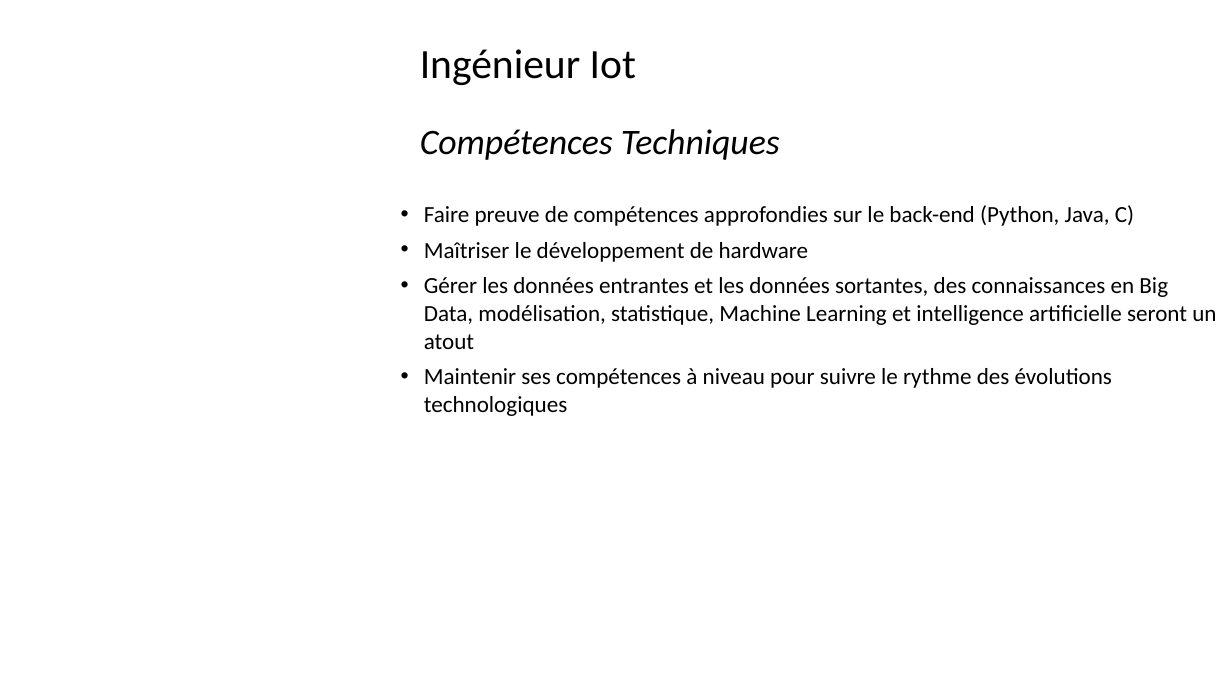
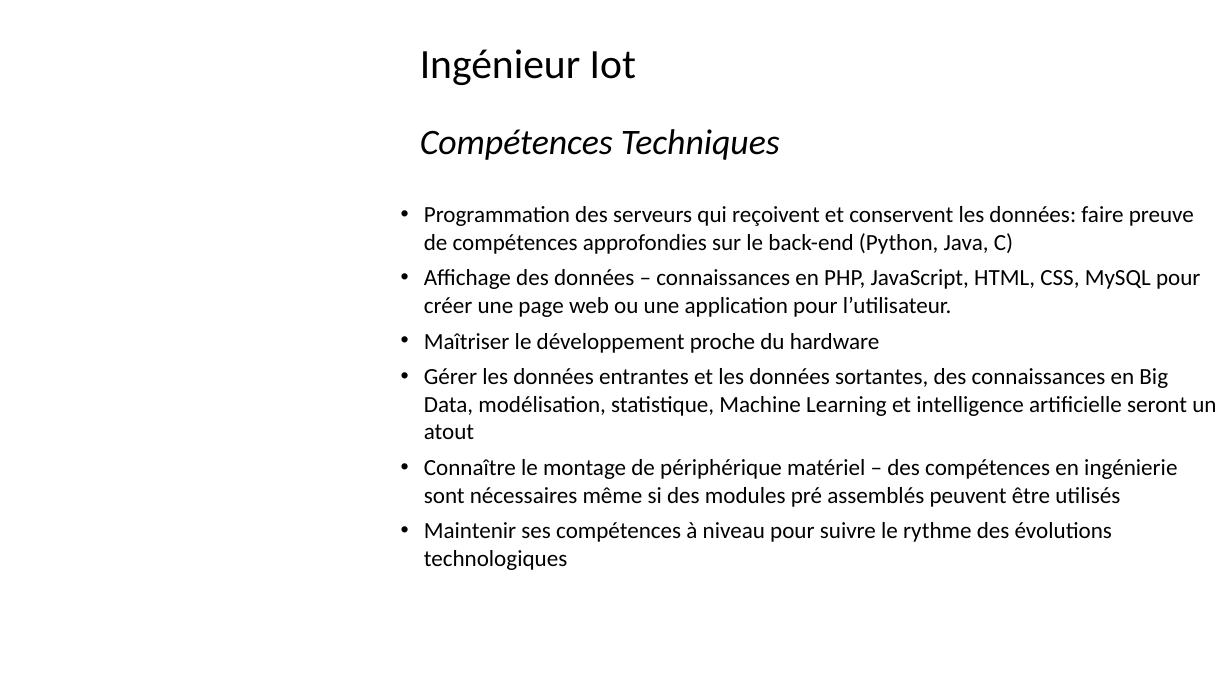
Before and after one commit to Solifred38/cv, a slide deck: slide 14 of Profils_jobs_it.pptx. Drawn at 1232x693 pixels with LibreOffice and Linux fonts; fonts in the diff are those of the drawing; background and template pictures are left out. Boxes give left, top, right and bottom in pixels: in the first picture for what was removed or moved away, otherwise in the second. Text is boxed around its words. In the diff, an @@ line names an element or a change of style, - is before the commit and + after.

```diff
--- a/Profils_jobs_it.pptx
+++ b/Profils_jobs_it.pptx
@@ text at (x1=424, y1=206, x2=1200, y2=353): text changed @@
-• Faire preuve de compétences approfondies sur le back-end (Python, Java, C)
-• Maîtriser le développement de hardware
+• Programmation des serveurs qui reçoivent et conservent les données: faire preuve de compétences approfondies sur le back-end (Python, Java, C)
+• Affichage des données – connaissances en PHP, JavaScript, HTML, CSS, MySQL pour créer une page web ou une application pour l’utilisateur.
+• Maîtriser le développement proche du hardware
@@ text at (x1=424, y1=459, x2=1177, y2=507): paragraph added @@
+• Connaître le montage de périphérique matériel – des compétences en ingénierie sont nécessaires même si des modules pré assemblés peuvent être utilisés
```
Also in this commit, not shown: 13 other slides changed, 1 slide removed.
